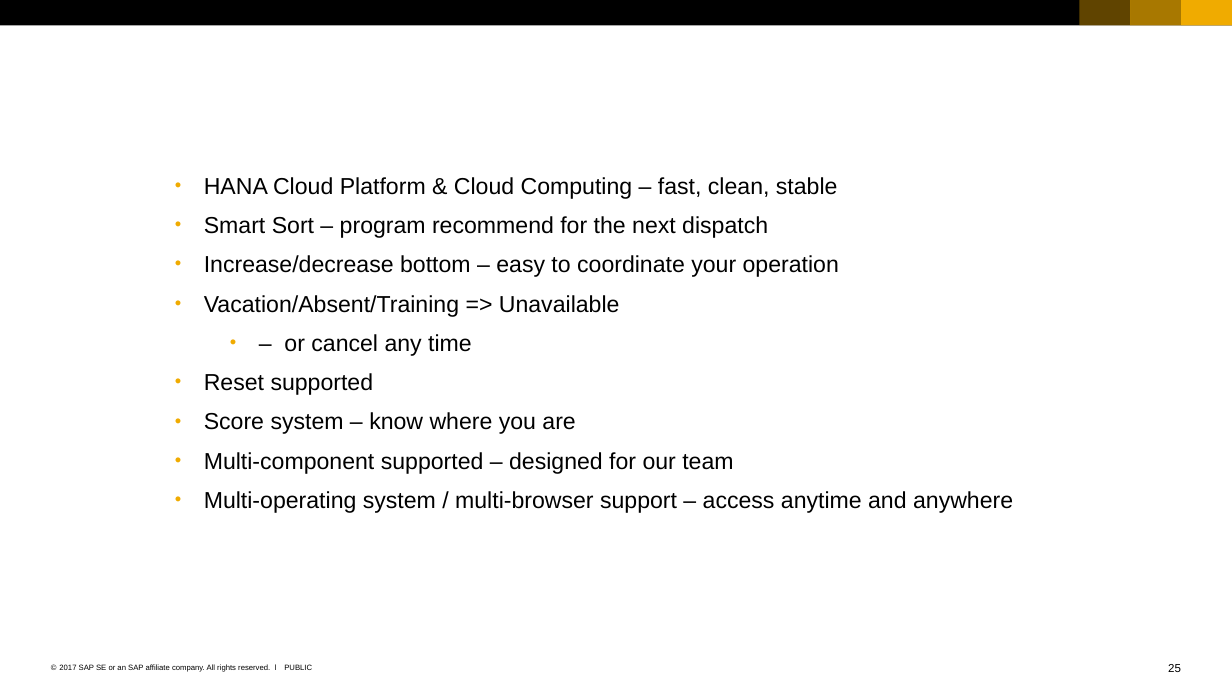
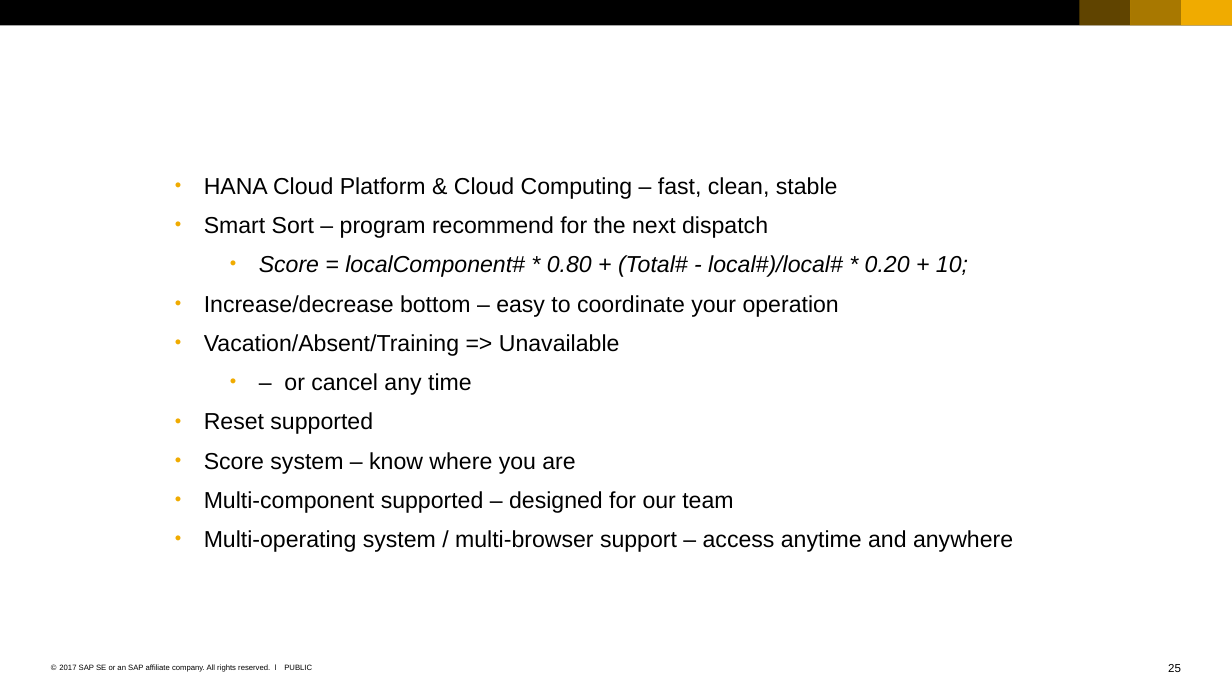
Before and after one commit to qianyilun/workload-calculator, a slide deck: slide 25 of SAP_2017_16x9_black_and_white.pptx. Drawn at 1232x693 pixels with LibreOffice and Linux fonts; fonts in the diff are those of the drawing. Boxes give left, top, right and bottom in pixels: in the first picture for what was removed or moved away, otherwise in the second. Text is boxed around its words. In the diff, an @@ line names an element or a change of style, - is before the commit and + after.

Commit message:
add formular

```diff
--- a/SAP_2017_16x9_black_and_white.pptx
+++ b/SAP_2017_16x9_black_and_white.pptx
@@ text at <box>259,255,968,277</box>: paragraph added @@
+  • Score = localComponent# * 0.80 + (Total# - local#)/local# * 0.20 + 10;
```
